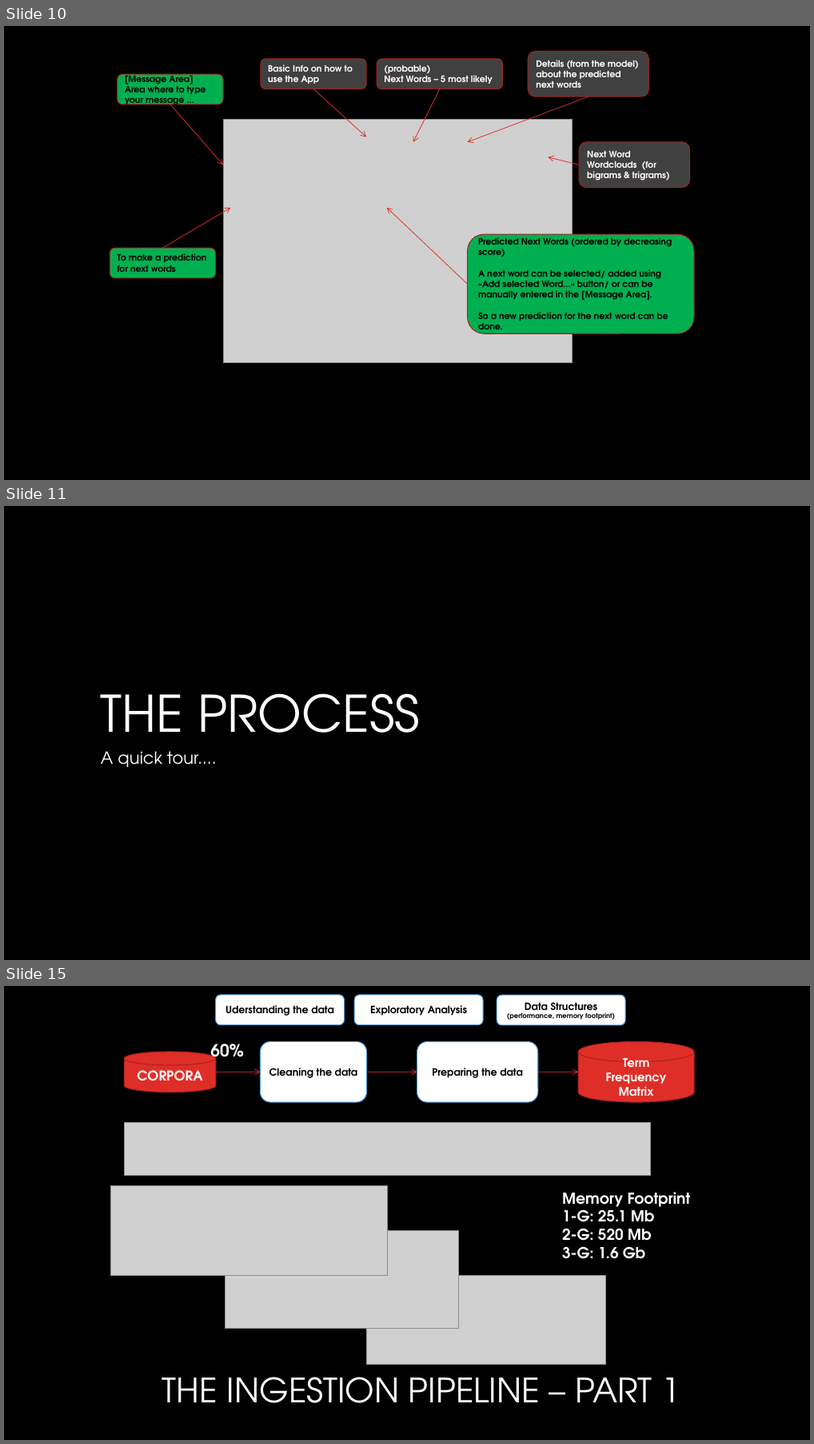
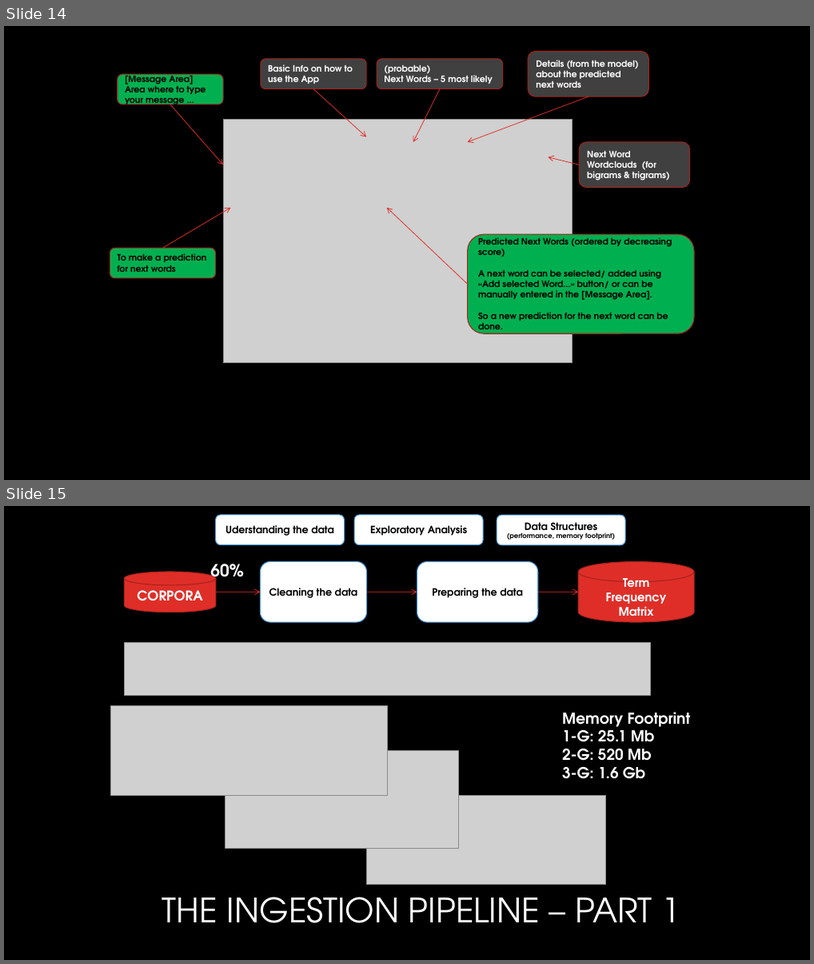
Before and after one commit to pparacch/CapstoneProjectDataScienceSpecialization, a slide deck: notes/meetUp_case_textPrediction.pptx. Shown one above the other, each under a label of ours: slides 10, 11 and 15 before the commit, slides 14 and 15 after it; the slides between them are not shown. The pictures are 814x1444 and 814x964 pixels, drawn with LibreOffice and Linux fonts; fonts in the diff are those of the drawing; grey boxes stand for pictures; background and template pictures are left out. Boxes give left, top, right and bottom in pixels: in the first picture for what was removed or moved away, otherwise in the second. Text is boxed around its words. In the diff, an @@ line names an element or a change of style, - is before the commit and + after.

```diff
--- a/notes/meetUp_case_textPrediction.pptx
+++ b/notes/meetUp_case_textPrediction.pptx
@@ slide 11 removed at [4, 506, 810, 960], background #000000 @@
@@ title removed at [101, 693, 420, 755] @@
-THE PROCESS
@@ subtitle removed at [101, 751, 217, 767] @@
-A quick tour....
@@ what was slide 10 is now slide 14 @@
```
Also in this commit, not shown: 5 slides changed, 1 slide added.
